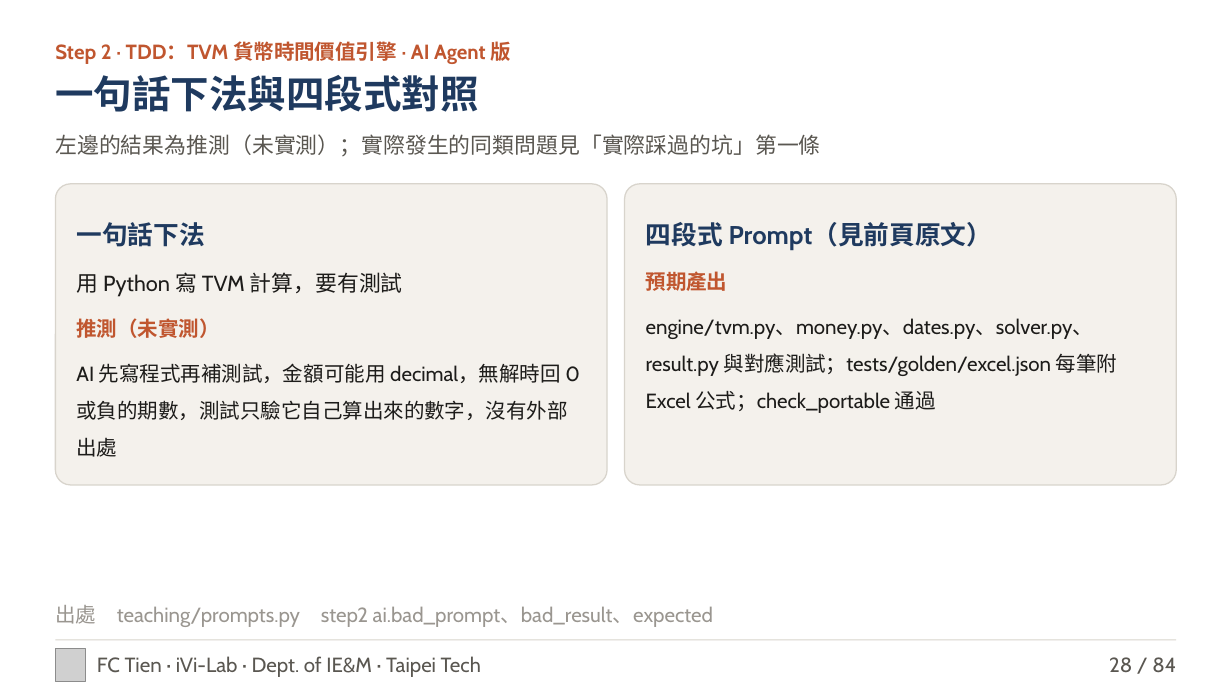
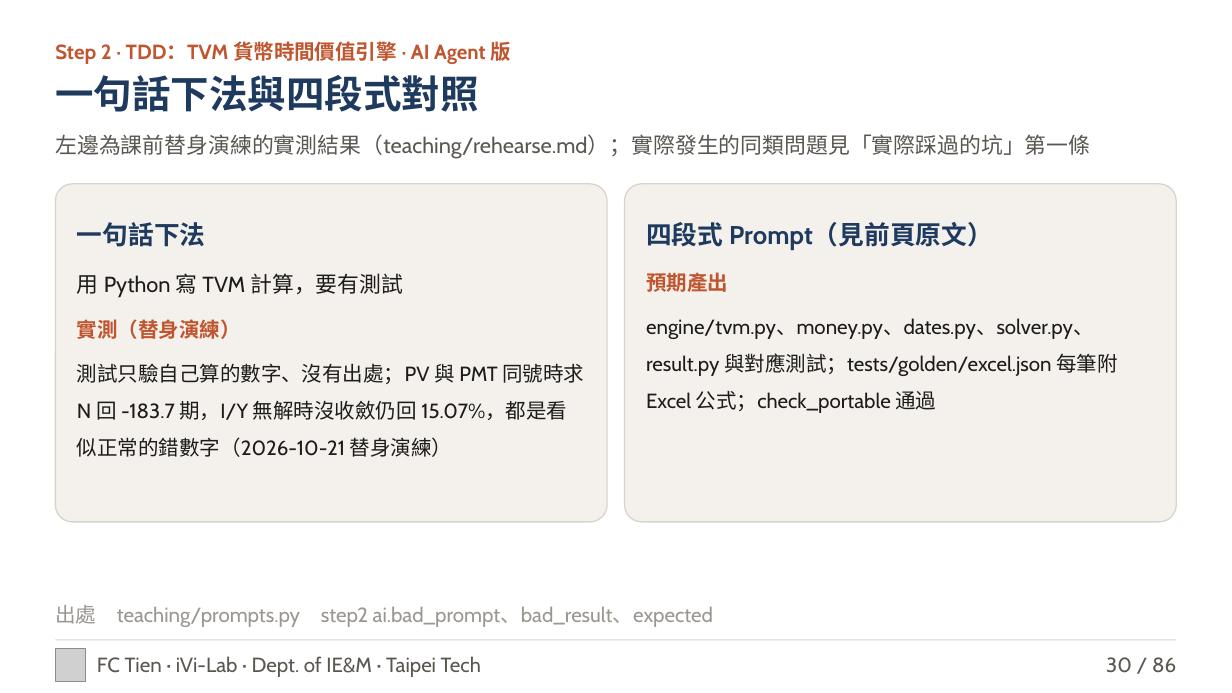
Before and after one commit to fctien/Statistics-Accouting-Calculator, a slide deck: slide 30 of teaching/out/BACalc_AI_講稿.pptx (slide 28 before the commit). Drawn at 1232x693 pixels with LibreOffice and Linux fonts; fonts in the diff are those of the drawing; grey boxes stand for pictures. Boxes give left, top, right and bottom in pixels: in the first picture for what was removed or moved away, otherwise in the second. Text is boxed around its words. In the diff, an @@ line names an element or a change of style, - is before the commit and + after.

```diff
--- a/teaching/out/BACalc_AI_講稿.pptx
+++ b/teaching/out/BACalc_AI_講稿.pptx
@@ text at box(55, 134, 1090, 159): text changed @@
-左邊的結果為推測（未實測）；實際發生的同類問題見「實際踩過的坑」第一條
+左邊為課前替身演練的實測結果（teaching/rehearse.md）；實際發生的同類問題見「實際踩過的坑」第一條
@@ rounded rectangle "一句話下法": place and size @@
-rounded rectangle "一句話下法" at box(55, 184, 607, 485)
+rounded rectangle "一句話下法" at box(55, 184, 607, 522)
@@ rounded rectangle "四段式 Prompt（見前頁原文）": place and size @@
-rounded rectangle "四段式 Prompt（見前頁原文）" at box(625, 184, 1177, 485)
+rounded rectangle "四段式 Prompt（見前頁原文）" at box(625, 184, 1177, 522)
@@ text in rounded rectangle at box(77, 319, 584, 457): text changed @@
-推測（未實測）
-AI 先寫程式再補測試，金額可能用 decimal，無解時回 0 或負的期數，測試只驗它自己算出來的數字，沒有外部出處
+實測（替身演練）
+測試只驗自己算的數字、沒有出處；PV 與 PMT 同號時求 N 回 -183.7 期，I/Y 無解時沒收斂仍回 15.07%，都是看似正常的錯數字（2026-10-21 替身演練）
@@ text at box(1106, 657, 1176, 673): text changed @@
-28 / 84
+30 / 86
```
Also in this commit, not shown: 82 other slides changed, 2 slides added, 18 other files.
